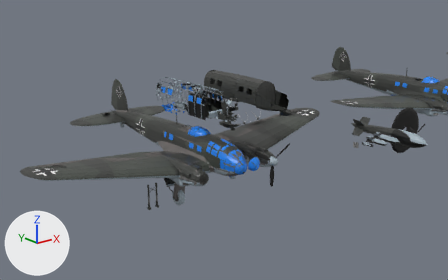
A saved change to the FBX model Assets/1.Sof Objects/Aircrafts/He 111/He 111.fbx.
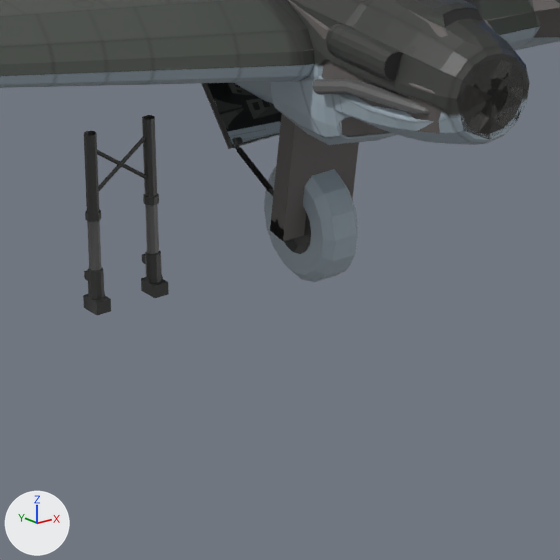
Old and new are each drawn from a 50 mm lens placed at (-22.28, -29.14, 12.3), pointed at (-0.35, -1.73, 1.34) and again close up on the part from 30% to 48% of the width and 59% to 87% of the height. The axes (+X, +Y, +Z) are drawn at lower left. The lights are the same throughout. Where no turn or scale is listed for an object, it has been applied to the vertices. Vertices at the same position are counted once.

Objects in the first close-up: 'He 111 H Gear', 'He 111 H Gear Bar 1 Collider', 'He 111 H Gear Collider', 'He 111 H Main Gear', 'He 111 H Nose Collider', 'He 111 H Right Engine Block', 'He 111 H Right Engine Block Collider', 'He 111 H Right Wing Section 1', 'He 111 H Right Wing Section 2', 'He 111 H Suspensions', 'He 111 H Wheel'.
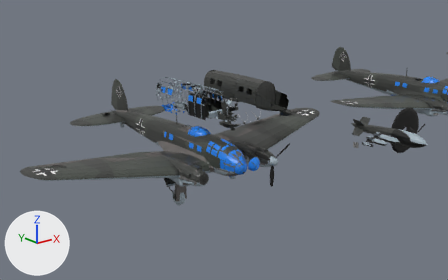
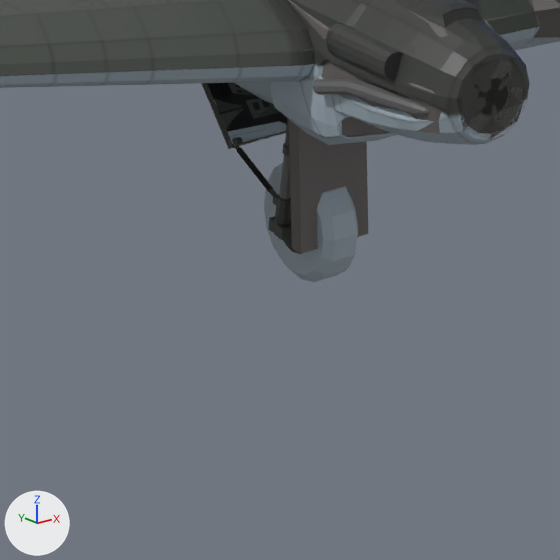
Boxes (x1, y1, x2, y2) around the edits, measured in the close-ups (560 x 560 px):
'He 111 H Gear Collider', reshaped
    before: (270, 114, 359, 241)
    after: (289, 119, 367, 165)
'He 111 H Suspensions Collider', added
    after: (290, 146, 368, 254)
'He 111 H Suspensions', moved, turned, rescaled
    before: (83, 204, 169, 315)
    after: (268, 155, 292, 240)
'He 111 H Main Gear', moved, turned
    before: (84, 115, 159, 222)
    after: (282, 119, 289, 156)
'He 111 H Gear', deleted
    before: (270, 219, 284, 241)

What the commit changed:
me_fuselage_fuselage_mesh_069 is used by ob_he_111_h_gear_collider; location (-2.6, -0.45, -0.75).
me_fuselage_fuselage_mesh_069 had 8 vertices, 6 faces and spanned x -0.34..0.338, y -0.037..0.406, z -1.539..-0.242.
me_fuselage_fuselage_mesh_069 now has 8 vertices, 6 faces and spans x -0.338..0.338, y -0.051..0.089, z -0.778..-0.036.
me_fuselage_fuselage_mesh_069 part 1: the whole mesh is rebuilt.
Mesh me_fuselage_fuselage_mesh_016 is new.
It is a box spanning x -0.338..0.338, y -0.051..0.089, z -0.36..0.427.
It uses material mat_standard (dark grey #635f5d).
Object 'He 111 H Main Gear' (ob_he_111_h_main_gear) moves from (-4.6, -0.45, -0.75) to (-2.6, -0.45, -0.75).
Object 'He 111 H Main Gear' (ob_he_111_h_main_gear) turns from (90, 0, 0) to (102, 0, 0) degrees about x, y and z.
Object 'He 111 H Gear' (ob_he_111_h_gear) is deleted.
Object 'He 111 H Suspensions' (ob_he_111_h_suspensions) turns from (90, 0, 0) to (0, 0, 0) degrees about x, y and z.
Object 'He 111 H Suspensions' (ob_he_111_h_suspensions) is rescaled from (0.01, 0.01, 0.01) to (1.0, 1.0, 1.0).
In object 'He 111 H Suspensions' (ob_he_111_h_suspensions), parent is now set to ob_he_111_h_main_gear.
Object 'He 111 H Suspensions' (ob_he_111_h_suspensions) moves from (-4.6, -0.45, -1.95) to (-0.0000305, -120.0, 0.0).
Object 'He 111 H Suspensions Collider' (ob_he_111_h_suspensions_collider) is new; it shows me_fuselage_fuselage_mesh_016.
Its location is (-2.6, -0.45, -1.95).
